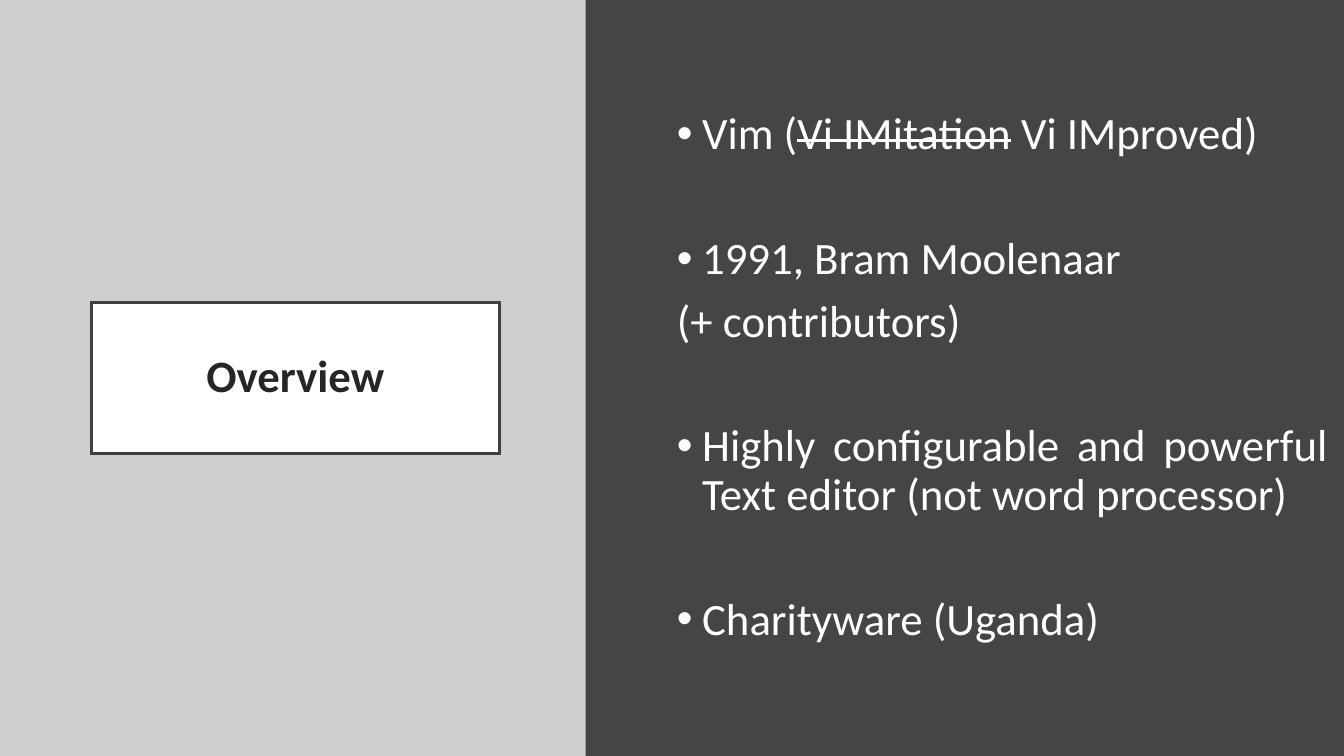
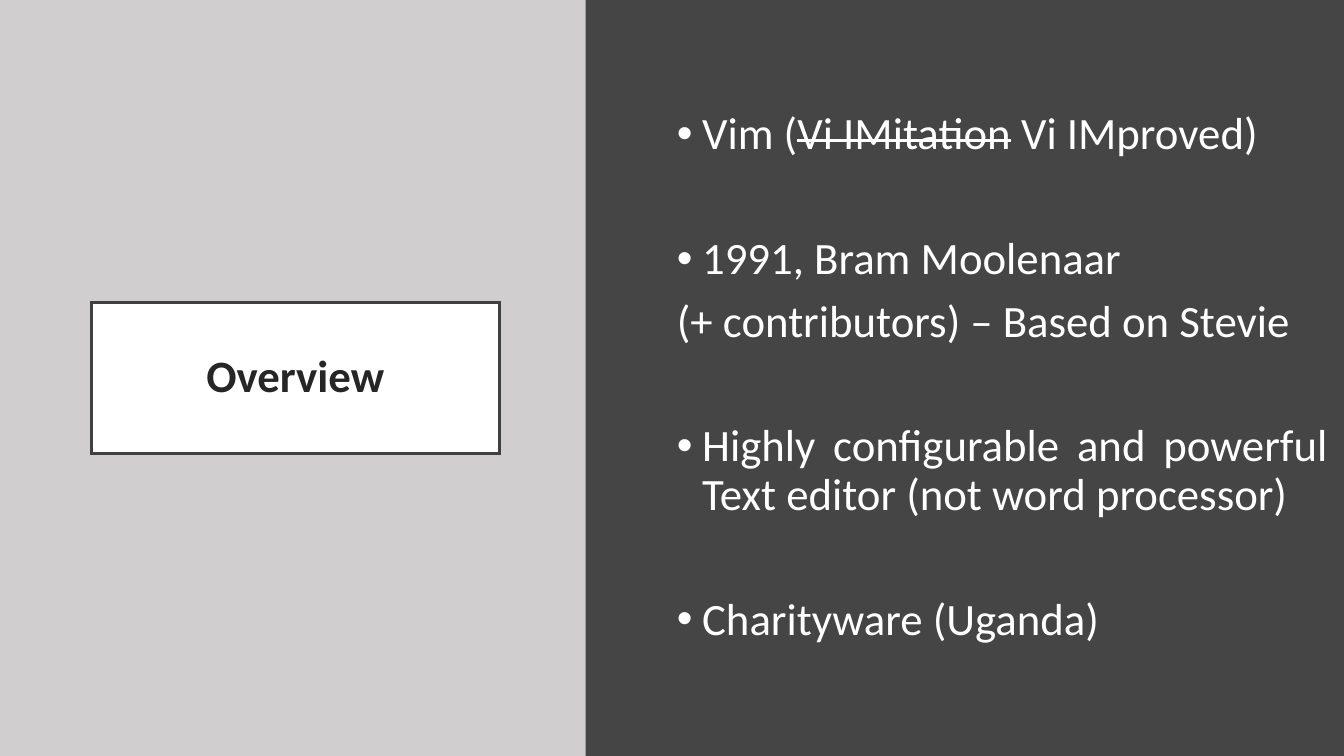
Before and after one commit to fodisi/ByteAcademy-Bootcamp, a slide deck: slide 2 of MondayPresentations/4_vim/vim.pptx. Drawn at 1344x756 pixels with LibreOffice and Linux fonts; fonts in the diff are those of the drawing. Boxes give left, top, right and bottom in pixels: in the first picture for what was removed or moved away, otherwise in the second. Text is boxed around its words. In the diff, an @@ line names an element or a change of style, - is before the commit and + after.

Commit message:
updated presentation 4 - vim

```diff
--- a/MondayPresentations/4_vim/vim.pptx
+++ b/MondayPresentations/4_vim/vim.pptx
@@ text at <box>723,304,1289,343</box>: text changed @@
-(+ contributors)
+(+ contributors) – Based on Stevie
```
Also in this commit, not shown: 5 other files.
